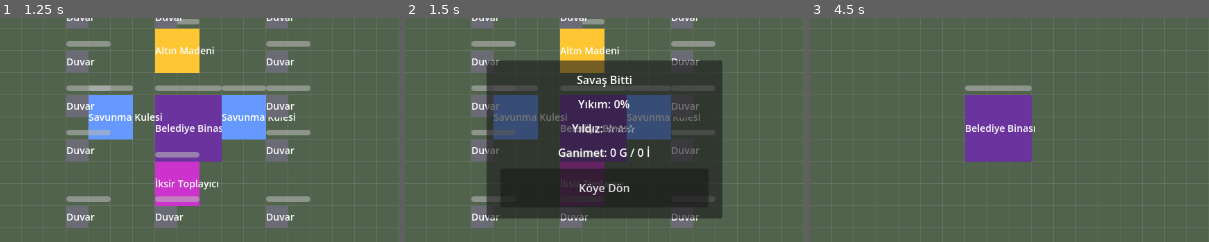
Above: before the commit, frames 1-3 (left to right).
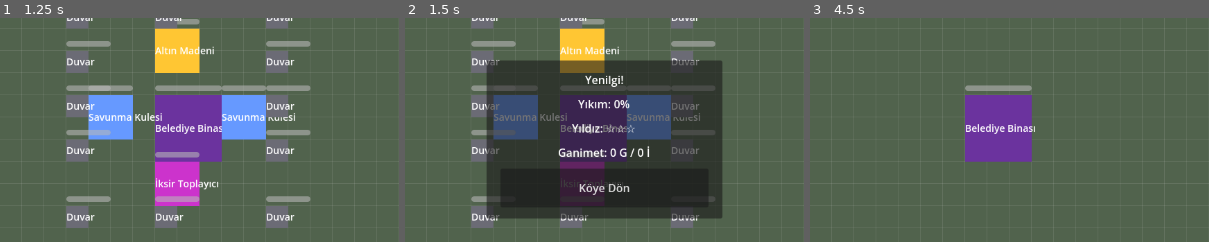
Above: after the commit, the same moments.

Repository: YazarKemal/ClashGame
Game: Godot game, scene res://scenes/main.tscn
Two runs of this game, one before a commit and one after it. Both use one fixed random seed, a clock stepped at 60 frames per second and the inputs below.
Inputs:
- Up to frame 1 (1.25 s): click "Savaşa Git!" at 0.5 s
- Up to frame 2 (1.5 s): click "Savaşı Bitir" at 1.25 s
- Up to frame 3 (4.5 s): click "Barbar (15 İ)" at 2 s; click "Okçu (25 İ)" at 2.75 s; click "Dev (80 İ)" at 3.5 s; click "Köye Dön" at 4.25 s
The pictures show only the part of the screen within x 25-75%, y 23-73%; the shares and areas given below are measured in that part.

Frame 1 is identical in both runs. In frame 2, 0.3% of the frame differs, in the area x 43-57%, y 25-31%; in frame 3, nothing differs.

Commit message:
feat: polish raid mode with spawn boundary, loot split and victory screen
- Add dashed red spawn-boundary frame around the grid edge in raid mode
- Rebalance loot: mine 250 gold, elixir collector 250 elixir, town hall the rest
- Track town hall destruction; stars now 50%/town-hall/full-clear (max 3)
- Victory screen titles Zafer! (any destruction) or Yenilgi! otherwise

Co-Authored-By: Claude Opus 4.7 <noreply@anthropic.com>

Diff:
--- a/scenes/raid.tscn
+++ b/scenes/raid.tscn
@@ -1,16 +1,20 @@
-[gd_scene load_steps=6 format=3]
+[gd_scene load_steps=7 format=3]
 
 [ext_resource type="Script" path="res://scripts/raid.gd" id="1_raid"]
 [ext_resource type="Script" path="res://scripts/village_ground.gd" id="2_ground"]
 [ext_resource type="Script" path="res://scripts/building_manager.gd" id="3_manager"]
 [ext_resource type="Script" path="res://scripts/camera_controller.gd" id="4_touchcam"]
 [ext_resource type="PackedScene" path="res://scenes/raid_ui.tscn" id="5_raidui"]
+[ext_resource type="Script" path="res://scripts/raid_boundary.gd" id="6_boundary"]
 
 [node name="Raid" type="Node2D"]
 script = ExtResource("1_raid")
 
 [node name="VillageGround" type="Node2D" parent="."]
 script = ExtResource("2_ground")
+
+[node name="SpawnBoundary" type="Node2D" parent="."]
+script = ExtResource("6_boundary")
 
 [node name="BuildingManager" type="Node2D" parent="."]
 script = ExtResource("3_manager")
--- a/scripts/raid.gd
+++ b/scripts/raid.gd
@@ -26,6 +26,7 @@
 var gained_gold := 0
 var gained_elixir := 0
 var battle_over := false
+var _town_hall_destroyed := false
 var _troops_deployed := false
 var _check_timer: Timer = null
 
@@ -45,13 +46,13 @@
 ## Builds the fixed enemy layout and assigns the shared loot pool to its
 ## buildings so destroyed buildings drop their share.
 func _build_enemy_village() -> void:
-	# Town Hall: 250G / 250E. Two towers: 50G / 50E each. Mine: 150G.
-	# Elixir collector: 150E. Totals to 500G / 500E.
+	# Mine: 250G. Elixir collector: 250E. Town Hall: the remainder (250G/250E).
+	# Towers and walls hold no loot. Totals to 500G / 500E.
 	_spawn(Building.Type.TOWN_HALL, Vector2i(18, 18), 250, 250)
-	_spawn(Building.Type.TOWER, Vector2i(15, 18), 50, 50)
-	_spawn(Building.Type.TOWER, Vector2i(21, 18), 50, 50)
-	_spawn(Building.Type.MINE, Vector2i(18, 15), 150, 0)
-	_spawn(Building.Type.ELIXIR_COLLECTOR, Vector2i(18, 21), 0, 150)
+	_spawn(Building.Type.TOWER, Vector2i(15, 18), 0, 0)
+	_spawn(Building.Type.TOWER, Vector2i(21, 18), 0, 0)
+	_spawn(Building.Type.MINE, Vector2i(18, 15), 250, 0)
+	_spawn(Building.Type.ELIXIR_COLLECTOR, Vector2i(18, 21), 0, 250)
 	for w in RING_WALLS:
 		_spawn(Building.Type.WALL, w, 0, 0)
 
@@ -66,15 +67,17 @@
 	b.loot_elixir = loot_e
 	manager.add_child(b)
 	b.place_at(cell)
-	b.destroyed.connect(_on_enemy_destroyed.bind(loot_g, loot_e))
+	b.destroyed.connect(_on_enemy_destroyed.bind(loot_g, loot_e, btype))
 	for c in b.cells:
 		manager.occupied[c] = true
 	total_buildings += 1
 
-func _on_enemy_destroyed(_cells: Array, loot_g: int, loot_e: int) -> void:
+func _on_enemy_destroyed(_cells: Array, loot_g: int, loot_e: int, btype: Building.Type) -> void:
 	if battle_over:
 		return
 	destroyed_count += 1
+	if btype == Building.Type.TOWN_HALL:
+		_town_hall_destroyed = true
 	gained_gold += loot_g
 	gained_elixir += loot_e
 	ui.update_gained(gained_gold, gained_elixir)
@@ -120,14 +123,19 @@
 	var pct := 0
 	if total_buildings > 0:
 		pct = int(round(100.0 * destroyed_count / total_buildings))
+	var stars := _compute_stars(pct, destroyed_count >= total_buildings)
+	ui.show_result(pct, stars, gained_gold, gained_elixir)
+
+## 1 star for 50%+ destruction, 1 for the Town Hall, 1 for a full clear (max 3).
+func _compute_stars(pct: int, full_clear: bool) -> int:
 	var stars := 0
-	if destroyed_count >= total_buildings:
-		stars = 3
-	elif pct >= 75:
-		stars = 2
-	elif pct >= 50:
-		stars = 1
-	ui.show_result(pct, stars, gained_gold, gained_elixir)
+	if pct >= 50:
+		stars += 1
+	if _town_hall_destroyed:
+		stars += 1
+	if full_clear:
+		stars += 1
+	return mini(stars, 3)
 
 ## Returns to the main village, crediting looted resources and persisting the
 ## updated vault without altering the saved main-village buildings.
--- /dev/null
+++ b/scripts/raid_boundary.gd
@@ -0,0 +1,23 @@
+extends Node2D
+
+## Draws a dashed red frame along the outer edge of the village grid, marking
+## the only zone where troops may be deployed during a raid.
+
+const LINE_COLOR := Color(0.9, 0.25, 0.25, 0.55)
+const LINE_WIDTH := 4.0
+const DASH_LEN := 14.0
+
+func _ready() -> void:
+	z_index = 20
+	queue_redraw()
+
+func _draw() -> void:
+	var tl: Vector2 = GridConfig.GRID_RECT.position
+	var size := GridConfig.GRID_SIZE * GridConfig.TILE_SIZE
+	var tr := tl + Vector2(size, 0.0)
+	var br := tl + Vector2(size, size)
+	var bl := tl + Vector2(0.0, size)
+	draw_dashed_line(tl, tr, LINE_COLOR, LINE_WIDTH, DASH_LEN)
+	draw_dashed_line(tr, br, LINE_COLOR, LINE_WIDTH, DASH_LEN)
+	draw_dashed_line(br, bl, LINE_COLOR, LINE_WIDTH, DASH_LEN)
+	draw_dashed_line(bl, tl, LINE_COLOR, LINE_WIDTH, DASH_LEN)
--- a/scripts/raid_ui.gd
+++ b/scripts/raid_ui.gd
@@ -39,7 +39,7 @@
 
 func show_result(pct: int, stars: int, gold: int, elixir: int) -> void:
 	result_window.show()
-	title_label.text = "Zafer!" if stars >= 3 else "Savaş Bitti"
+	title_label.text = "Zafer!" if pct > 0 else "Yenilgi!"
 	destruction_label.text = "Yıkım: %d%%" % pct
 	stars_label.text = "Yıldız: %s" % ("★".repeat(stars) + "☆".repeat(maxi(3 - stars, 0)))
 	loot_label.text = "Ganimet: %d G / %d İ" % [gold, elixir]
